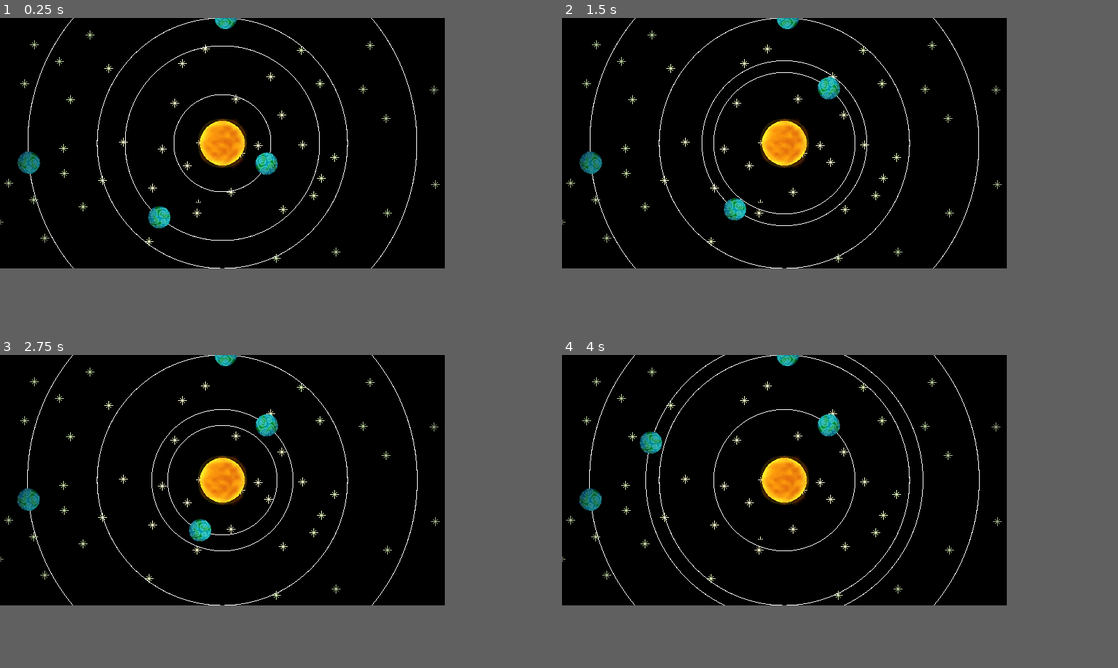
Above: before the commit, frames 1-4 (two rows, left to right).
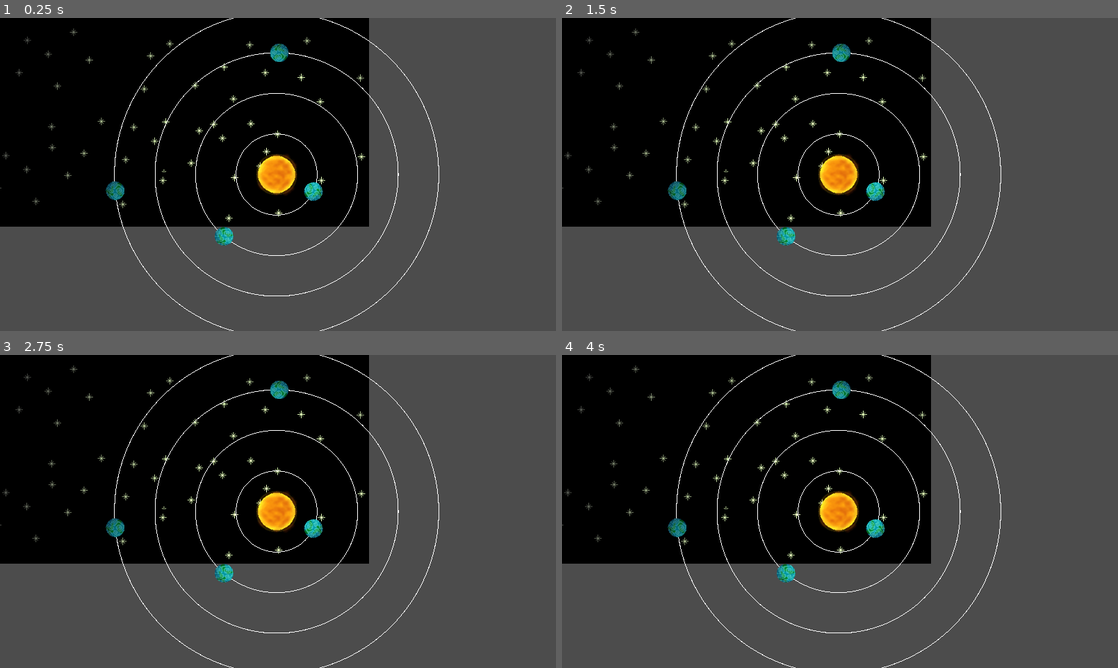
Above: after the commit, the same moments.

Repository: RyanHerb/-jubilant-octo-robot
Game: Godot game, scene res://System.tscn
The game is run twice, just before and just after one commit, with the same random seed, the same clock (stepped at 60 frames per second) and the same inputs. This scene is started directly instead of the project's main scene.
Inputs (mouse positions are in pixels of both pictures, inside the frame that each line leads up to):
- Up to frame 1 (0.25 s): no input
- Up to frame 2 (1.5 s): tap Enter at 0.5 s; drag from (828, 165) to (828, 86) at 0.52 s; tap Space at 1.25 s; drag from (723, 218) to (762, 193) at 1.27 s
- Up to frame 3 (2.75 s): tap Enter at 2 s; move the mouse to (27, 498) at 2.02 s; click (27, 498) at 2.17 s
- Up to frame 4 (4 s): tap Space at 2.75 s; drag from (762, 530) to (650, 442) at 2.77 s; tap Enter at 3.5 s; move the mouse to (917, 517) at 3.52 s; click (917, 517) at 3.67 s
The window is 640x360 before the commit and 800x450 after it. Grey fills any space a smaller window leaves; there, only what the larger window draws over its background counts as a difference.

The runs differ from the first frame. In frame 1, 25% of the frame differs, in the area x 0-80%, y 0-100%; in frame 2, 25%; in frame 3, 25%; in frame 4, 25%.

Commit message:
Affichage temperature planete dans systeme

Diff:
--- a/HUDBureau.tscn
+++ b/HUDBureau.tscn
@@ -27,21 +27,17 @@
 font_data = ExtResource( 1 )
 
 [node name="HUDBureau" type="Node2D"]
+position = Vector2( 18.8988, 166.31 )
 script = ExtResource( 2 )
 
 [node name="AffichMissionButton" type="Button" parent="."]
-anchor_left = 1.0
-anchor_top = 0.5
-anchor_right = 1.0
-anchor_bottom = 0.5
-margin_left = 532.0
-margin_top = 141.0
-margin_right = 608.0
-margin_bottom = 165.0
+margin_left = 823.042
+margin_top = 33.9067
+margin_right = 899.042
+margin_bottom = 57.9067
 custom_fonts/font = SubResource( 9 )
 text = "show"
 __meta__ = {
-"_edit_group_": true,
 "_edit_use_anchors_": false
 }
 
@@ -71,10 +67,10 @@
 }
 
 [node name="FinishMissionButton" type="Button" parent="."]
-margin_left = 525.0
-margin_top = 181.0
-margin_right = 624.0
-margin_bottom = 205.0
+margin_left = 805.962
+margin_top = 80.2063
+margin_right = 908.962
+margin_bottom = 104.206
 custom_fonts/font = SubResource( 7 )
 text = "valider"
 __meta__ = {
@@ -83,14 +79,10 @@
 }
 
 [node name="Fin" type="Label" parent="."]
-anchor_left = 0.5
-anchor_top = 0.5
-anchor_right = 0.5
-anchor_bottom = 0.5
-margin_left = 101.0
-margin_top = 122.5
-margin_right = 517.0
-margin_bottom = 201.5
+margin_left = 248.212
+margin_top = 44.9544
+margin_right = 631.212
+margin_bottom = 133.954
 custom_fonts/font = SubResource( 11 )
 text = "thanks for playing"
 align = 1
@@ -102,10 +94,10 @@
 }
 
 [node name="NewMission" type="Button" parent="."]
-margin_left = 255.0
-margin_top = 295.0
-margin_right = 348.0
-margin_bottom = 315.0
+margin_left = 388.552
+margin_top = 264.762
+margin_right = 481.552
+margin_bottom = 284.762
 text = "new mission"
 __meta__ = {
 "_edit_group_": true,
@@ -127,13 +119,18 @@
 }
 
 [node name="Objectifs" type="RichTextLabel" parent="."]
-margin_left = 519.0
-margin_top = 48.0
-margin_right = 621.0
-margin_bottom = 110.0
+anchor_left = 1.0
+anchor_top = 0.5
+anchor_right = 1.0
+anchor_bottom = 0.5
+margin_left = 812.703
+margin_top = -61.2381
+margin_right = 914.703
+margin_bottom = 0.761902
 custom_fonts/mono_font = SubResource( 12 )
 text = "objectif"
 __meta__ = {
+"_edit_group_": true,
 "_edit_use_anchors_": false
 }
 [connection signal="pressed" from="AffichMissionButton" to="." method="_on_AffichMissionButton_pressed"]
--- a/System.gd
+++ b/System.gd
@@ -11,6 +11,7 @@
 
 # Called when the node enters the scene tree for the first time.
 func _ready():
+	$Temperature.hide()
 	randomize()
 	var p
 	var direction
@@ -49,5 +50,14 @@
 		dragged_planet.position.y = clamp(dragged_planet.position.y, 0, viewport_size.y)
 	update()
 
+
 func _on_planet_drag(target):
 	dragged_planet = target
+
+	$Temperature.text = str(-target.distance_to_star()*1.5 + 300)
+	$Temperature.show()
+	#entourer la planete d'un cercle
+
+	#calculer distance au soleil
+	#puis afficher temperature de cette planete
+	#afficher cout de l'operation
--- a/System.tscn
+++ b/System.tscn
@@ -6,6 +6,7 @@
 [ext_resource path="res://assets/backgrounds/stars.png" type="Texture" id=4]
 
 [node name="System" type="Node2D"]
+position = Vector2( -2.38111, -7.62939e-06 )
 script = ExtResource( 1 )
 __meta__ = {
 "_edit_group_": true
@@ -28,3 +29,13 @@
 
 [node name="Sprite" type="Sprite" parent="Star/Light2D"]
 texture = ExtResource( 2 )
+
+[node name="Temperature" type="Label" parent="."]
+margin_left = 550.0
+margin_top = 250.0
+margin_right = 590.0
+margin_bottom = 264.0
+text = "20-50"
+__meta__ = {
+"_edit_use_anchors_": false
+}
--- a/project.godot
+++ b/project.godot
@@ -21,8 +21,10 @@
 
 [display]
 
-window/size/width=640
-window/size/height=360
+window/size/width=960
+window/size/height=540
+window/stretch/mode="2d"
+window/stretch/aspect="keep"
 
 [gdnative]
 
